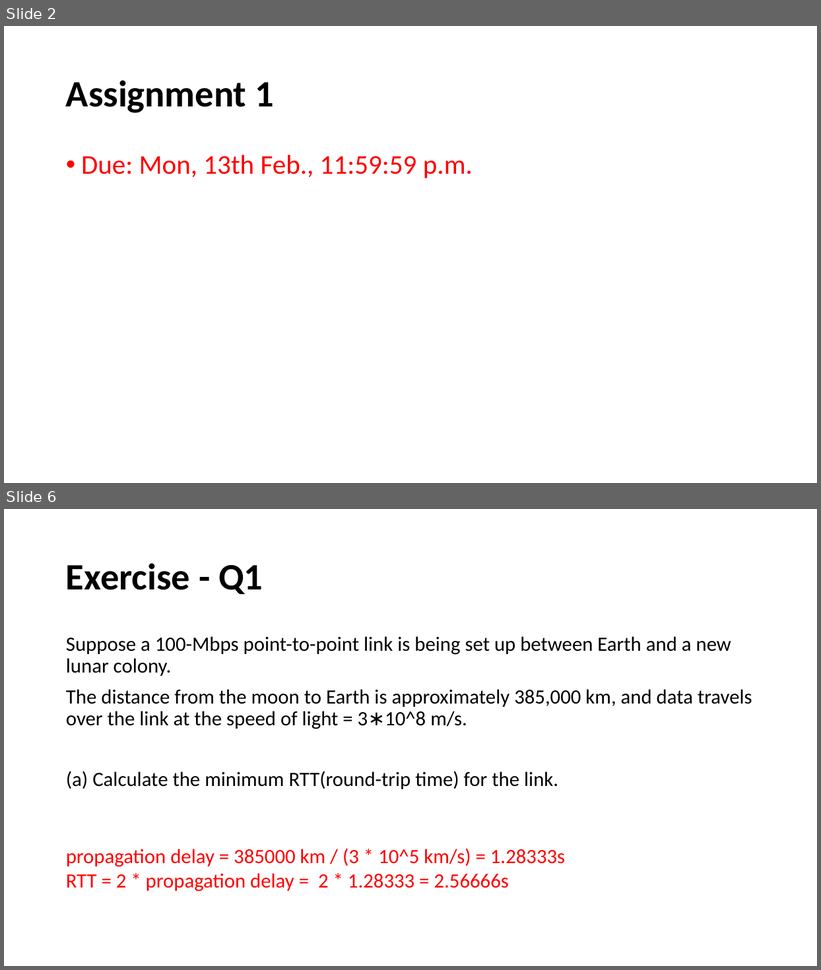
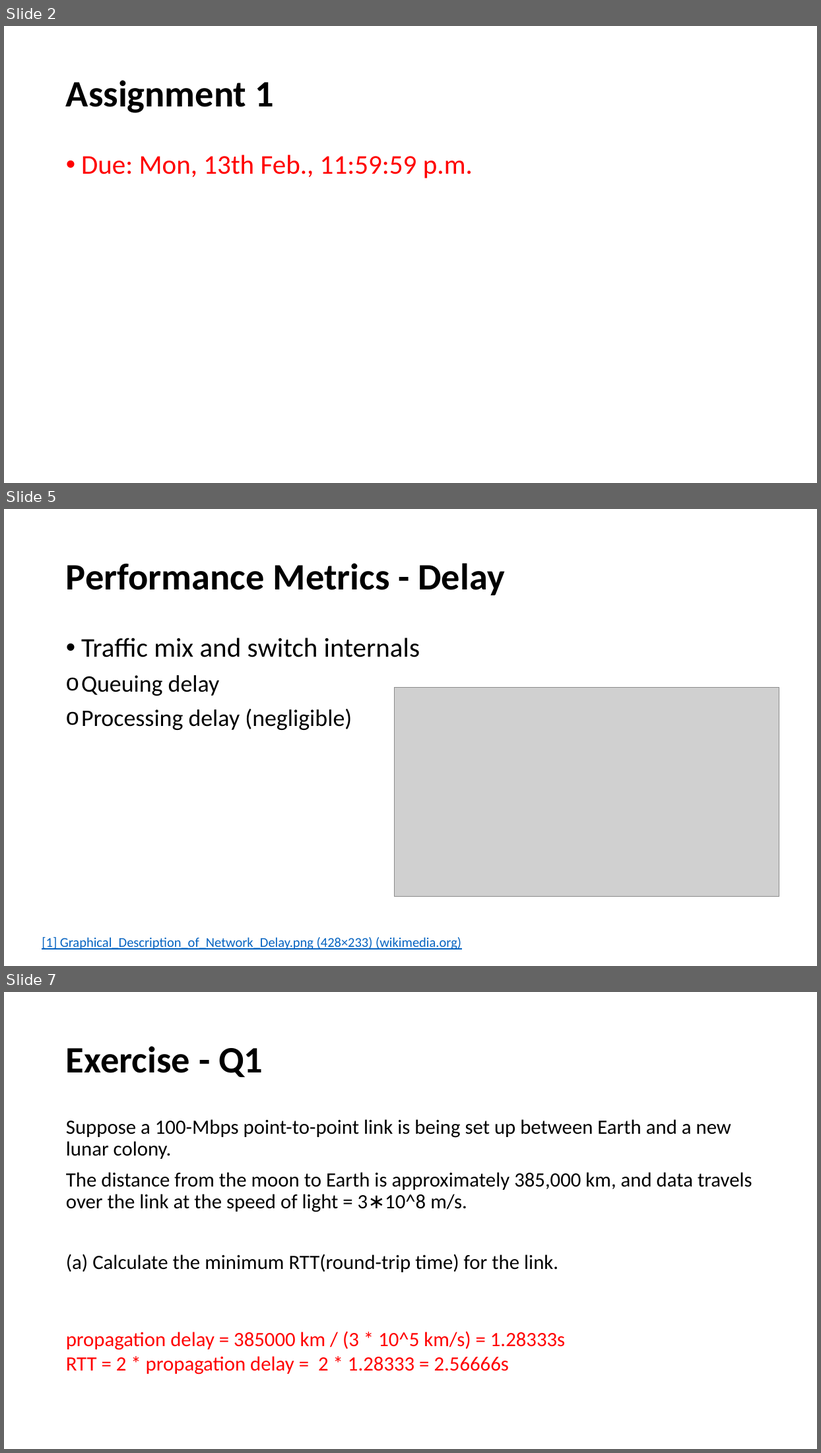
Before and after one commit to henryhxu/CSCI4430-ESTR4120, a slide deck: tutorial/T02/tut02.pptx. Shown one above the other, each under a label of ours: slides 2 and 6 before the commit, slides 2, 5 and 7 after it; the slides between them are not shown. The pictures are 821x970 and 821x1453 pixels, drawn with LibreOffice and Linux fonts; fonts in the diff are those of the drawing; grey boxes stand for pictures. Boxes give left, top, right and bottom in pixels: in the first picture for what was removed or moved away, otherwise in the second. Text is boxed around its words. In the diff, an @@ line names an element or a change of style, - is before the commit and + after.

```diff
--- a/tutorial/T02/tut02.pptx
+++ b/tutorial/T02/tut02.pptx
@@ slide 5 added at <box>4,509,817,966</box>, background #FFFFFF @@
@@ title added at <box>66,563,504,595</box>, 44 pt, text #000000, bold @@
+Performance Metrics - Delay
@@ text added at <box>81,638,420,730</box>, 28 pt, text #000000 @@
+• Traffic mix and switch internals
+o Queuing delay
+o Processing delay (negligible)
@@ picture added at <box>395,687,780,896</box> @@
@@ text added at <box>42,937,461,950</box>, 16 pt, text #0563C1, underline @@
+[1] Graphical_Description_of_Network_Delay.png (428×233) (wikimedia.org)
@@ what was slide 6 is now slide 7 @@
```
Also in this commit, not shown: 2 slides changed.
